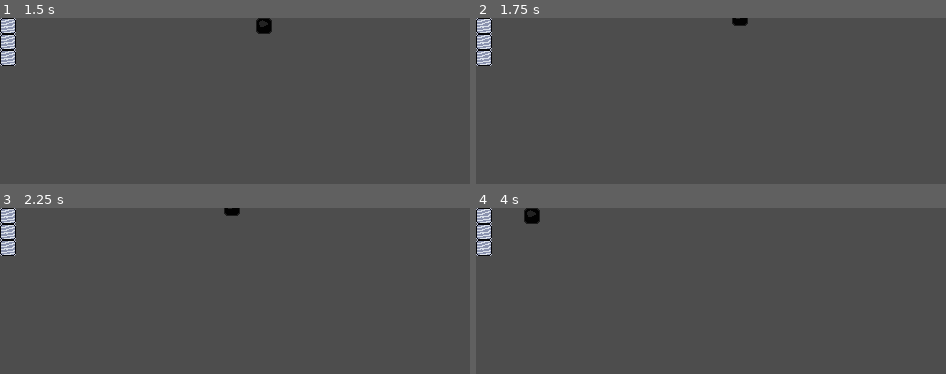
Above: before the commit, frames 1-4 (two rows, left to right).
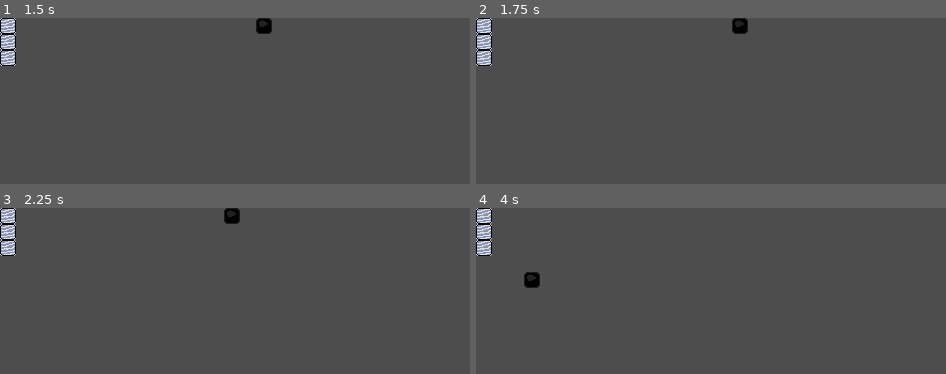
Above: after the commit, the same moments.

Repository: MuDotGen/SnakeFromMemory
Game: Godot game, scene res://scenes/World.tscn
Two runs of this game, one before a commit and one after it. Both use one fixed random seed, a clock stepped at 60 frames per second and the inputs below.
Inputs:
- Up to frame 1 (1.5 s): tap Enter at 0.5 s; hold Up (ui_up) from 0.53 s (still down)
- Up to frame 2 (1.75 s): keep holding Up (ui_up)
- Up to frame 3 (2.25 s): tap Space at 2 s; release Up (ui_up) at 2.03 s; hold Left (ui_left) from 2.03 s (still down)
- Up to frame 4 (4 s): release Left (ui_left) at 3.53 s; hold Down (ui_down) from 3.53 s (still down)

Frame 1 is identical in both runs. In frame 2, 0.2% of the frame differs, in the area x 54-58%, y 0-10%; in frame 3, 0.2%; in frame 4, 0.6%, in the area x 10-14%, y 0-49%.

Commit message:
Keep snake within limits

Diff:
--- a/Project/scripts/state/MovingMoveState.gd
+++ b/Project/scripts/state/MovingMoveState.gd
@@ -43,6 +43,9 @@
 
 func _move():
 	var new_position: Vector2 = player.grid_position + player.current_direction
+	# Check the new position is within a valid grid position
+	new_position.x = clamp(new_position.x, 0, GridUtility.NUM_COLUMNS - 1)
+	new_position.y = clamp(new_position.y, 0, GridUtility.NUM_ROWS - 1)
 	player.grid_position = new_position
 
 func _tick_movement_clock():
